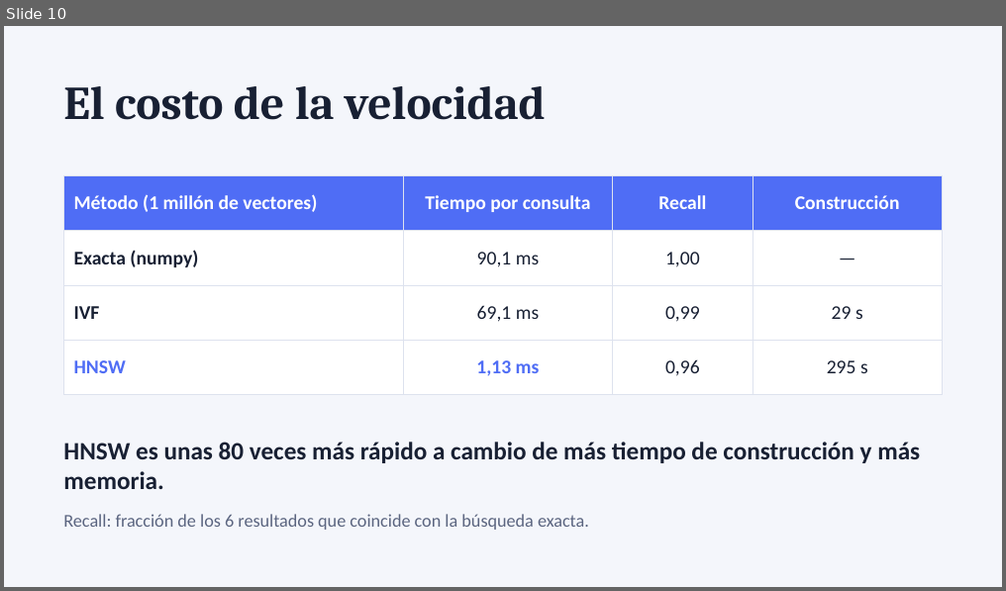
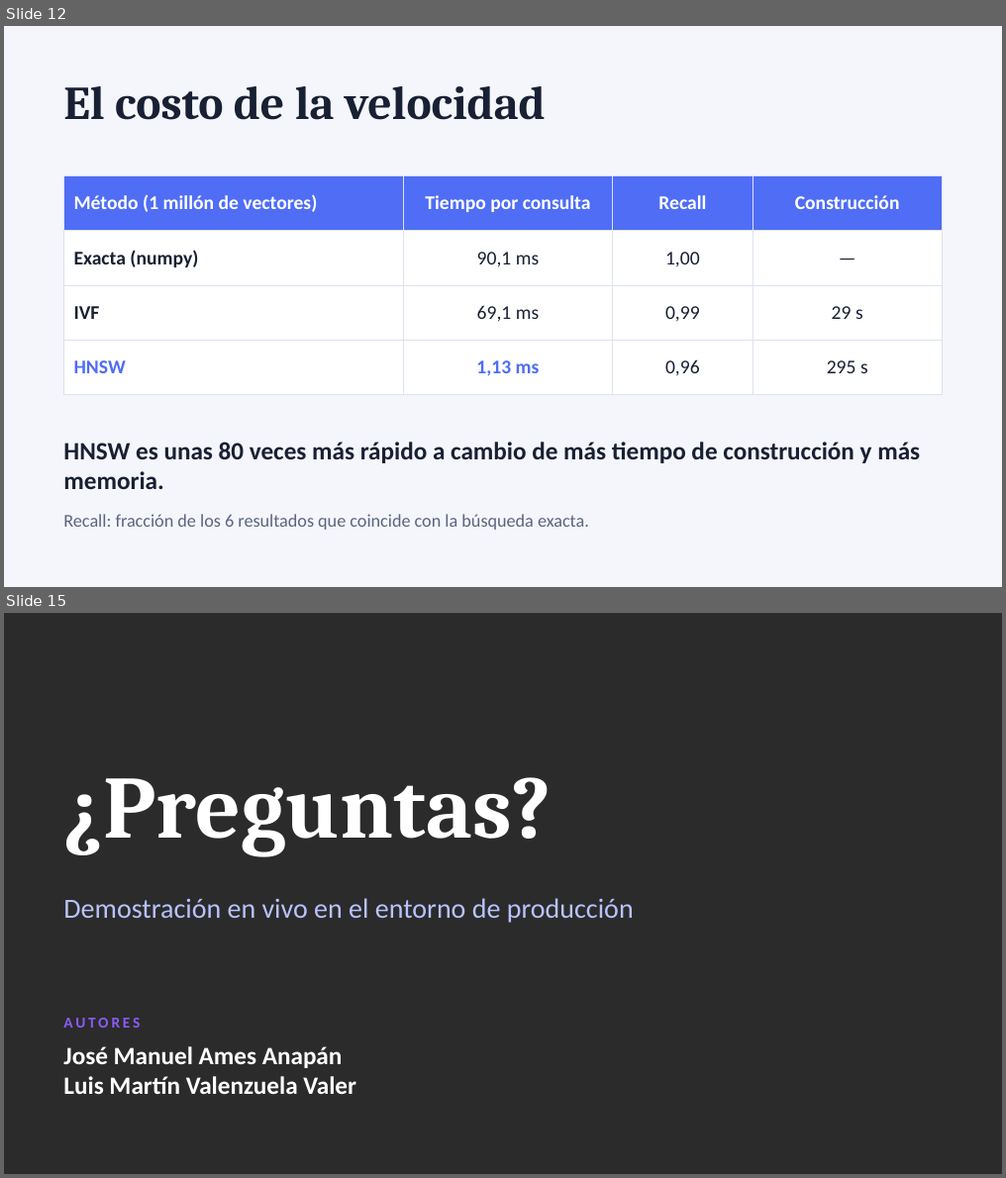
Before and after one commit to josemaames/PRESENTACI-N-FINAL---B-SQUEDA-MULTIMODAL-DE-IM-GENES, a slide deck: presentacion.pptx. Shown one above the other, each under a label of ours: slide 10 before the commit, slides 12 and 15 after it; the slides between them are not shown. The pictures are 1006x591 and 1006x1178 pixels, drawn with LibreOffice and Linux fonts; fonts in the diff are those of the drawing; background and template pictures are left out; a plain dark background stands for a picture behind light text. Boxes give left, top, right and bottom in pixels: in the first picture for what was removed or moved away, otherwise in the second. Text is boxed around its words. In the diff, an @@ line names an element or a change of style, - is before the commit and + after.

```diff
--- a/presentacion.pptx
+++ b/presentacion.pptx
@@ slide 15 added at (4, 613, 1002, 1174), background picture (left out) @@
@@ text added at (63, 777, 551, 857), 64 pt, text #FFFFFF, bold @@
+¿Preguntas?
@@ text added at (63, 898, 634, 923), 20 pt, text #B8C3FF @@
+Demostración en vivo en el entorno de producción
@@ text added at (63, 1018, 140, 1028), 11 pt, text #8B5CF6, bold @@
+AUTORES
@@ text added at (63, 1047, 356, 1094), 18 pt, text #FFFFFF, bold @@
+José Manuel Ames Anapán
+Luis Martín Valenzuela Valer
@@ what was slide 10 is now slide 12 @@
```
Also in this commit, not shown: 10 slides changed, 3 other slides added, 1 slide removed.
